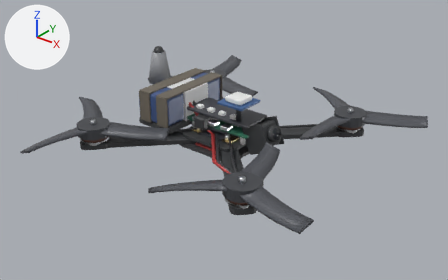
Before and after pictures for a commit that changed the glTF model docs/models/final-product.glb.
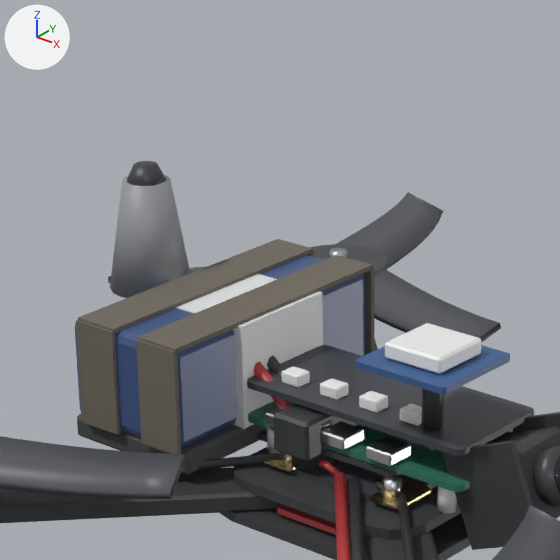
Each version appears first whole from a 50 mm lens placed at (0.3032, -0.3796, 0.2363), pointed at (0.0088, -0.0117, 0.0082), and next in a close-up on the part from 26% to 61% of the width and 0% to 56% of the height. Lighting does not change. The marker at upper left points along +X, +Y and +Z. The last two pictures show the newer version. Where no turn or scale is listed for an object, it has been applied to the vertices. Vertices at exactly the same position are counted once.

Before the edit, the objects in view are built like this:
```python
me_antenna_lobe = bpy.data.meshes.new('antenna_lobe')
me_antenna_lobe.from_pydata(...)  # a 16-sided cut cone along z (radius 0.0105 at the low end, 0.006 at the high end) spanning x -0.0105..0.0105, y -0.0105..0.0105, z -0.014..0.014
me_antenna_lobe.materials.append(mat_plasticgrey)  # grey #95979b
me_antenna_tip = bpy.data.meshes.new('antenna_tip')
me_antenna_tip.from_pydata(...)  # a 12-sided cut cone along z (radius 0.006 at the low end, 0.003 at the high end) spanning x -0.006..0.006, y -0.006..0.006, z -0.003..0.003
me_antenna_tip.materials.append(mat_plasticblack)  # dark grey #3c3e40
me_battery_band = bpy.data.meshes.new('battery_band')
me_battery_band.from_pydata(...)  # a box spanning x -0.0172..0.0172, y -0.015..0.015, z -0.0132..0.0132
me_battery_band.materials.append(mat_batterylabel)  # white #e5e6e7
me_frame_bottom_plate = bpy.data.meshes.new('frame_bottom_plate')
me_frame_bottom_plate.from_pydata(...)  # 32 vertices, 60 faces; spans x -0.031..0.031, y -0.031..0.031, z -0.0012..0.0012
me_frame_bottom_plate.materials.append(mat_carbon)  # dark grey #424446
ob_antenna_lobe = bpy.data.objects.new('antenna_lobe', me_antenna_lobe)
ob_antenna_lobe.location = (-0.075, 0.0, 0.052)
ob_antenna_tip = bpy.data.objects.new('antenna_tip', me_antenna_tip)
ob_antenna_tip.location = (-0.075, 0.0, 0.067)
ob_battery_band = bpy.data.objects.new('battery_band', me_battery_band)
ob_battery_band.location = (-0.048, 0.0, 0.029)
ob_frame_bottom_plate = bpy.data.objects.new('frame_bottom_plate', me_frame_bottom_plate)
ob_frame_bottom_plate.location = (0.0, 0.0, 0.0013)
# also in view: 'frame_top_plate' at (0.0, 0.0, 0.0088); 'pi_usb_power' at (-0.002, -0.0125, 0.0212); 'gps_antenna' at (0.022, -0.009, 0.0483); 'wire_batt_red' at (0.0271, -0.0355, 0.009); 'cam_side_plate' at (0.0405, -0.0105, 0.0175)
```
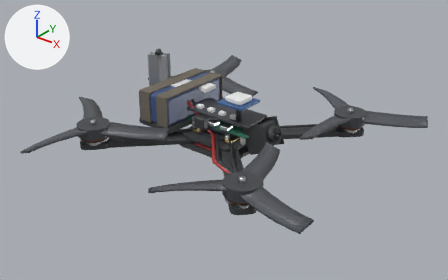
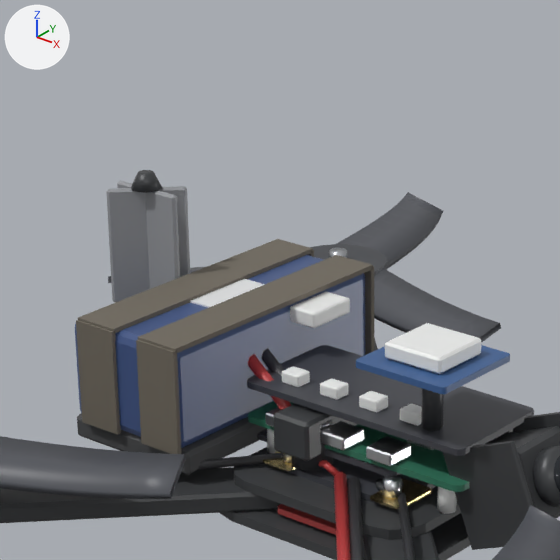
Where the newer file only moved an object's origin or applied its transform, the numbers keep the older frame.

Location of each change, [x1, y1, x2, y2] in pixels of the close-ups (560 x 560 px):
'antenna_lobe', deleted: before [110, 175, 190, 298]
'battery_band', moved, rescaled: before [176, 274, 323, 429]; after [190, 279, 265, 308]
'antenna_diamond_b', added: after [106, 186, 190, 303]
'antenna_diamond_a', added: after [117, 180, 180, 289]
'battery_balance_plug', added: after [290, 292, 350, 328]
'antenna_tip', deleted: before [127, 161, 166, 186]
'antenna_cap', added: after [131, 170, 162, 193]

The change, as a list of edits to the scene's bpy script:
```text
Change me_battery_band:
    used by ob_battery_band; location = (-0.048, 0.0, 0.029)
    remove me_battery_band.from_pydata(...)  # 8 vertices, 12 faces; spans x -0.0172..0.0172, y -0.015..0.015, z -0.0132..0.0132
    add me_battery_band.from_pydata(...)  # 8 vertices, 12 faces; spans x -0.015..0.015, y -0.01..0.01, z -0.0002..0.0002
    me_battery_band part 1: the whole mesh is scaled about its middle by (0.87, 0.667, 0.0151)
Add me_battery_balance_plug:
    me_battery_balance_plug.from_pydata(...)  # 24 vertices, 44 faces; spans x -0.004..0.004, y -0.007..0.007, z -0.002..0.002
    me_battery_balance_plug.materials.append(mat_plasticwhite)  # white #eff0ef
Add me_antenna_diamond_b:
    me_antenna_diamond_b.from_pydata(...)  # 24 vertices, 44 faces; spans x -0.0073..0.0073, y -0.0073..0.0073, z -0.015..0.015
    me_antenna_diamond_b.materials.append(mat_plasticgrey)  # grey #95979b
Add me_antenna_diamond_a:
    me_antenna_diamond_a.from_pydata(...)  # 24 vertices, 44 faces; spans x -0.01..0.01, y -0.0009..0.0009, z -0.015..0.015
    me_antenna_diamond_a.materials.append(mat_plasticgrey)  # grey #95979b
Add me_antenna_cap:
    me_antenna_cap.from_pydata(...)  # a 10-sided cut cone along z (radius 0.004 at the low end, 0.002 at the high end) spanning x -0.004..0.004, y -0.0038..0.0038, z -0.002..0.002
    me_antenna_cap.materials.append(mat_plasticblack)  # dark grey #3c3e40
Remove ob_antenna_lobe:
    ob_antenna_lobe = bpy.data.objects.new('antenna_lobe', me_antenna_lobe)
    ob_antenna_lobe.location = (-0.075, 0.0, 0.052)
Remove ob_antenna_tip:
    ob_antenna_tip = bpy.data.objects.new('antenna_tip', me_antenna_tip)
    ob_antenna_tip.location = (-0.075, 0.0, 0.067)
Change ob_battery_band:
    ob_battery_band.location: (-0.048, 0.0, 0.029) -> (-0.05, 0.0, 0.0422)
Add ob_battery_balance_plug:
    ob_battery_balance_plug = bpy.data.objects.new('battery_balance_plug', me_battery_balance_plug)
    ob_battery_balance_plug.location = (-0.029, 0.012, 0.039)
Add ob_antenna_diamond_b:
    ob_antenna_diamond_b = bpy.data.objects.new('antenna_diamond_b', me_antenna_diamond_b)
    ob_antenna_diamond_b.location = (-0.075, 0.0, 0.049)
Add ob_antenna_diamond_a:
    ob_antenna_diamond_a = bpy.data.objects.new('antenna_diamond_a', me_antenna_diamond_a)
    ob_antenna_diamond_a.location = (-0.075, 0.0, 0.049)
Add ob_antenna_cap:
    ob_antenna_cap = bpy.data.objects.new('antenna_cap', me_antenna_cap)
    ob_antenna_cap.location = (-0.075, 0.0, 0.066)
```
